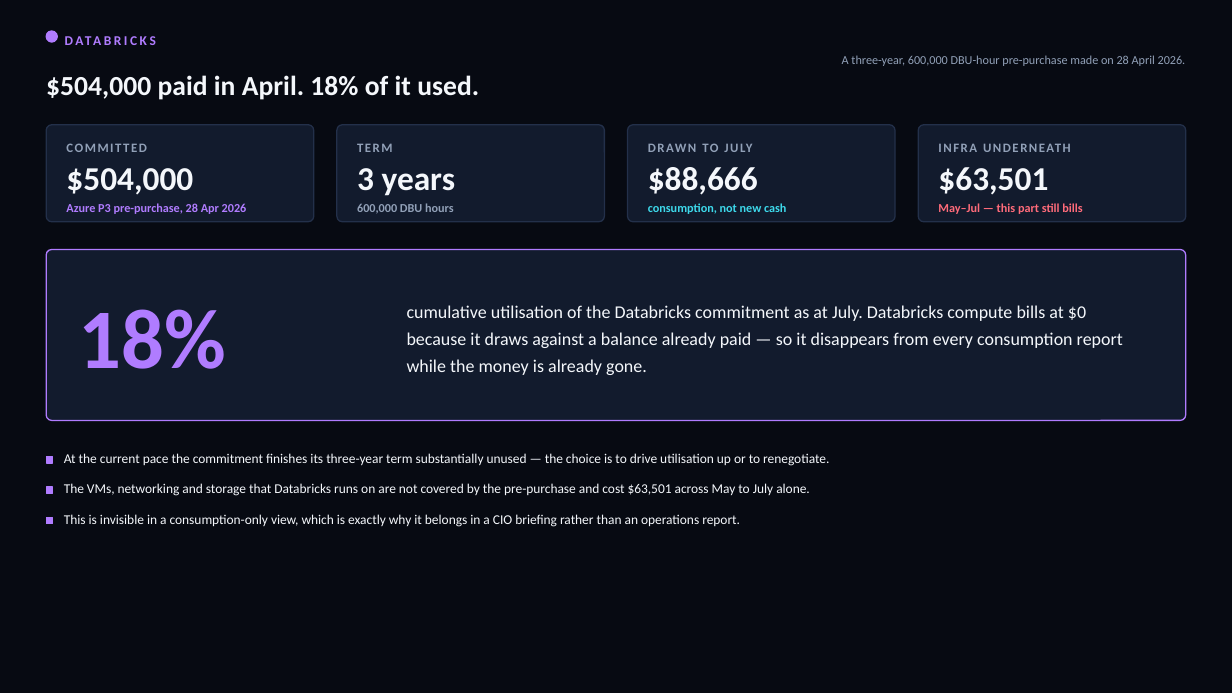
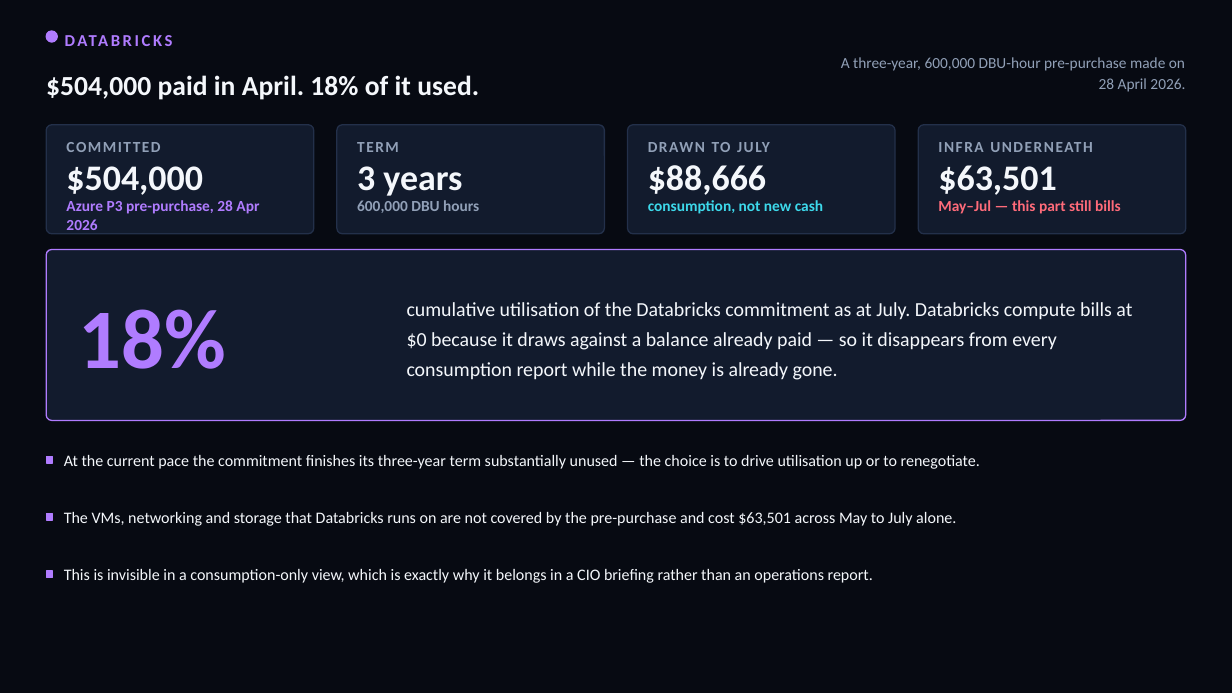
Before and after one commit to arielga5-code/Finops, a slide deck: slide 13 of deck/Harel_Cloud_Cost_CIO_v34.pptx. Drawn at 1232x693 pixels with LibreOffice and Linux fonts; fonts in the diff are those of the drawing. Boxes give left, top, right and bottom in pixels: in the first picture for what was removed or moved away, otherwise in the second. Text is boxed around its words. In the diff, an @@ line names an element or a change of style, - is before the commit and + after.

```diff
--- a/deck/Harel_Cloud_Cost_CIO_v34.pptx
+++ b/deck/Harel_Cloud_Cost_CIO_v34.pptx
@@ text "DATABRICKS" at bbox=[65, 28, 804, 52]: size 10.5 to 13 pt @@
@@ text "A three-year, 600,000 DBU-hour pre-purchase ..." at bbox=[841, 57, 1185, 92]: size 9.5 to 12 pt @@
@@ rounded rectangle: place and size @@
-rounded rectangle at bbox=[46, 125, 314, 222]
+rounded rectangle at bbox=[46, 125, 314, 234]
@@ rounded rectangle: place and size @@
-rounded rectangle at bbox=[337, 125, 605, 222]
+rounded rectangle at bbox=[337, 125, 605, 234]
@@ rounded rectangle: place and size @@
-rounded rectangle at bbox=[628, 125, 896, 222]
+rounded rectangle at bbox=[628, 125, 896, 234]
@@ proportions changed in 4 elements at bbox=[46, 125, 314, 234], bbox=[337, 125, 605, 234], bbox=[628, 125, 896, 234], bbox=[919, 125, 1187, 234] @@
@@ rounded rectangle: place and size @@
-rounded rectangle at bbox=[919, 125, 1187, 222]
+rounded rectangle at bbox=[919, 125, 1187, 234]
@@ size 10 to 12 pt in 4 elements at bbox=[67, 134, 294, 158], bbox=[357, 142, 399, 152], bbox=[712, 142, 731, 152], bbox=[939, 134, 1166, 158] @@
@@ size 26 to 28 pt in 4 elements at bbox=[66, 166, 202, 195], bbox=[357, 166, 462, 196], bbox=[648, 165, 766, 195], bbox=[938, 165, 1056, 195] @@
@@ size 9.5 to 12 pt; line spacing 1 to 1.05; vertical alignment middle to top in 4 elements at bbox=[938, 200, 1121, 214], bbox=[66, 200, 259, 230], bbox=[357, 200, 479, 213], bbox=[648, 200, 823, 214] @@
@@ text "cumulative utilisation of the Databricks ..." at bbox=[407, 302, 1132, 380]: size 14 to 15.5 pt @@
@@ text "The VMs, networking and storage ...": place and size @@
-text "The VMs, networking and storage ..." at bbox=[64, 483, 810, 496]
+text "The VMs, networking and storage ..." at bbox=[64, 512, 956, 526]
@@ rectangle: place and size @@
-rectangle at bbox=[46, 487, 53, 494]
+rectangle at bbox=[46, 514, 53, 520]
@@ size 10.5 to 12.5 pt in 3 elements at bbox=[64, 455, 980, 469], bbox=[64, 512, 956, 526], bbox=[64, 569, 873, 583] @@
@@ text "This is invisible in a ...": place and size @@
-text "This is invisible in a ..." at bbox=[64, 514, 740, 527]
+text "This is invisible in a ..." at bbox=[64, 569, 873, 583]
@@ rectangle: place and size @@
-rectangle at bbox=[46, 518, 53, 524]
+rectangle at bbox=[46, 571, 53, 578]
```
Also in this commit, not shown: 35 other slides changed, 6 other files.
